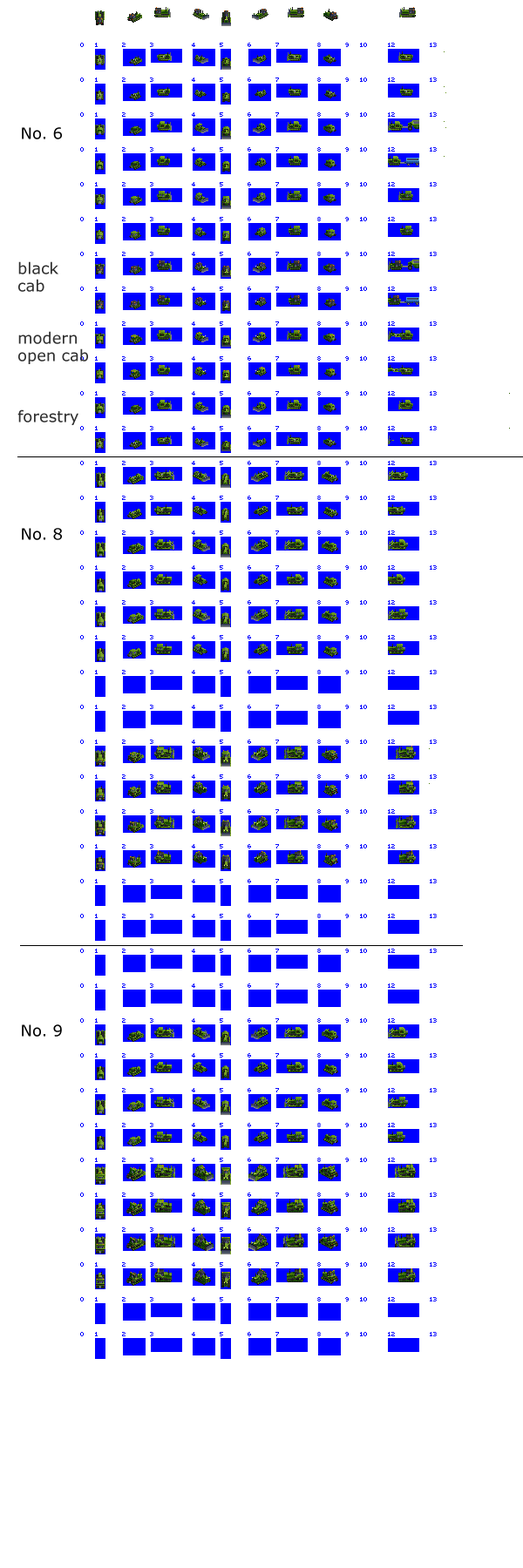
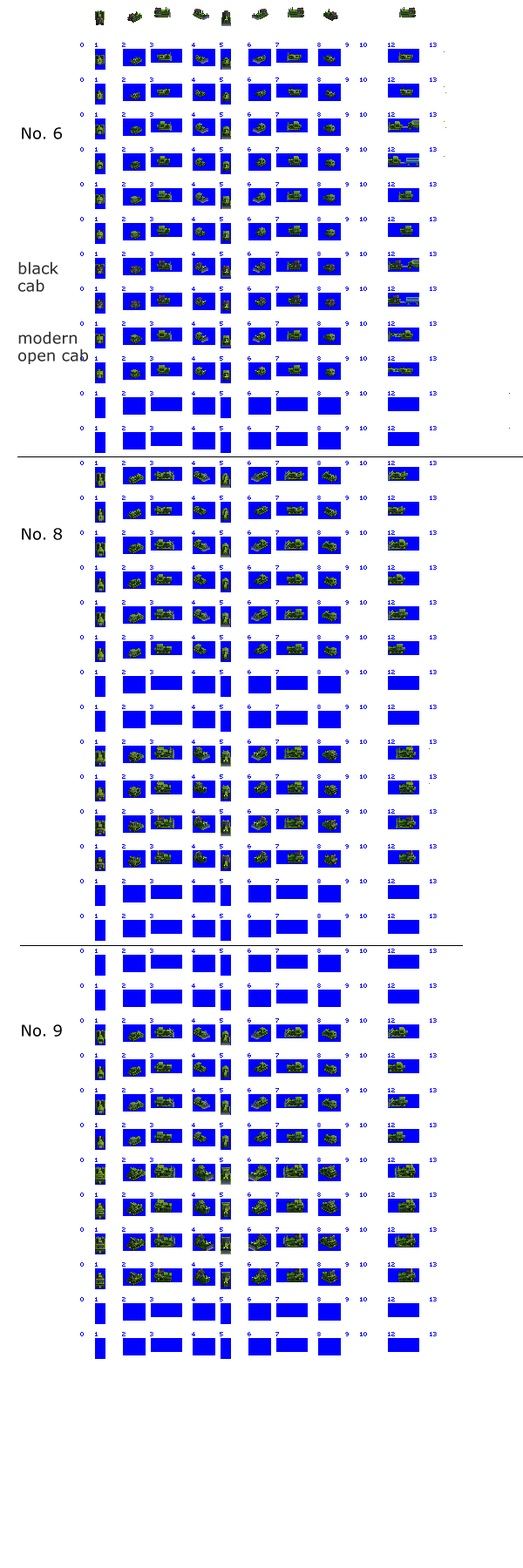
Comparing the layer stacks of the two (523, 1568) images. Changes:
painted on "black cab modern open c" over [17, 409, 79, 426]
painted on "cab open" over [96, 399, 412, 413]
painted on "blade over-body" over [98, 400, 411, 452]
painted on "body" (1st of 6, in "No 6 Bulldozer" › "Smaller, with cab") over [95, 399, 413, 451]
painted on "blade behind-body" over [94, 403, 331, 446]
painted on "tracks" (1st of 6, in "No 6 Bulldozer" › "Smaller, with cab") over [128, 402, 413, 449]
